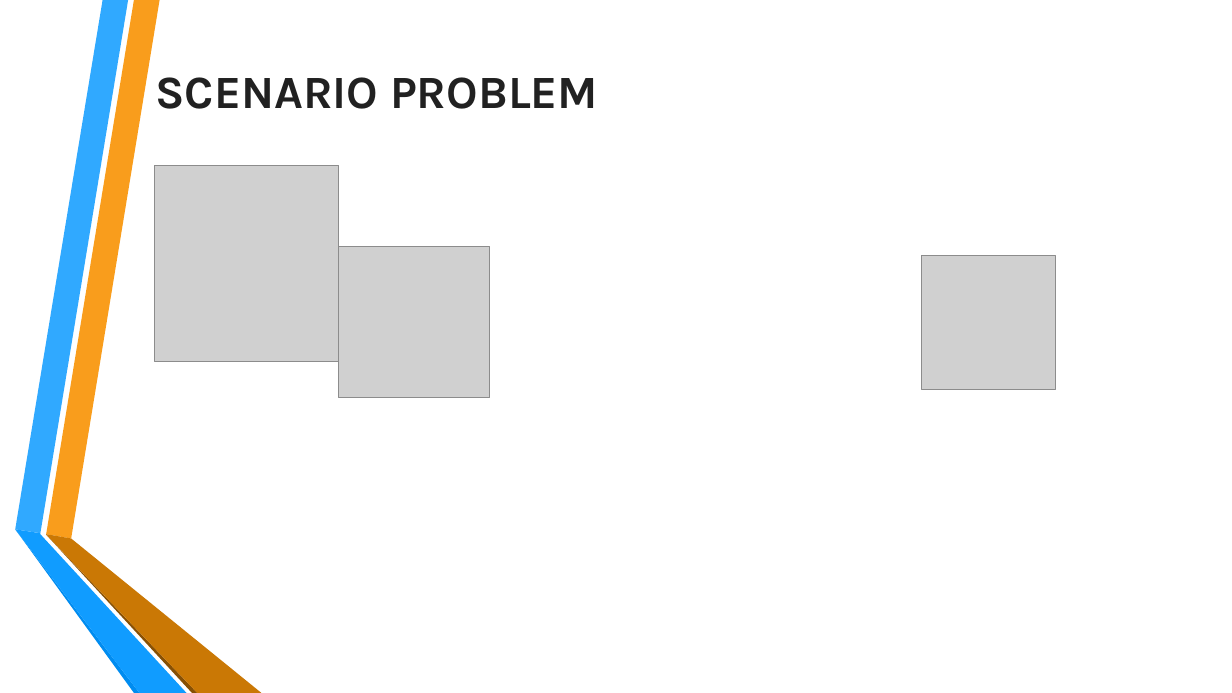
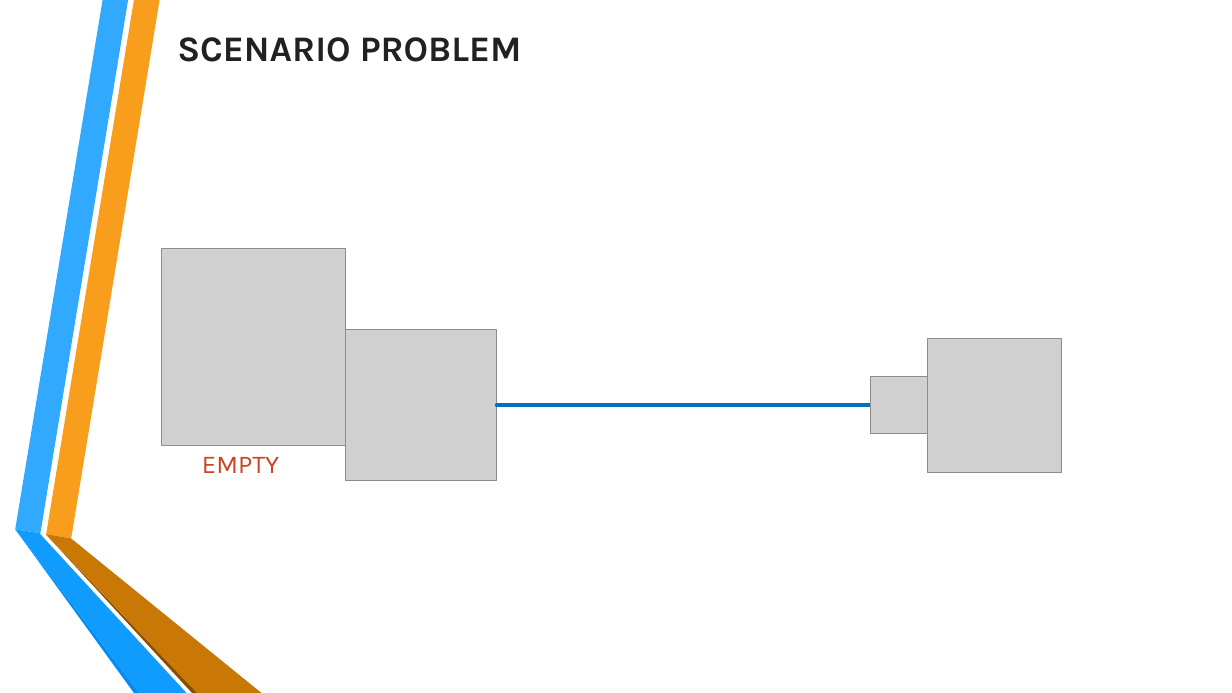
Before and after one commit to buiduchuy/freight-truck-services, a slide deck: slide 4 of Temp/HuyBD/FTS Presentation/FTS.pptx. Drawn at 1232x693 pixels with LibreOffice and Linux fonts; fonts in the diff are those of the drawing; grey boxes stand for pictures; background and template pictures are left out. Boxes give left, top, right and bottom in pixels: in the first picture for what was removed or moved away, otherwise in the second. Text is boxed around its words. In the diff, an @@ line names an element or a change of style, - is before the commit and + after.

Commit message:
Update layout, presentation

```diff
--- a/Temp/HuyBD/FTS Presentation/FTS.pptx
+++ b/Temp/HuyBD/FTS Presentation/FTS.pptx
@@ text "SCENARIO PROBLEM": place and size @@
-text "SCENARIO PROBLEM" at bbox=[155, 77, 598, 109]
+text "SCENARIO PROBLEM" at bbox=[177, 37, 522, 62]
@@ text "SCENARIO PROBLEM" at bbox=[177, 37, 522, 62]: size 36 to 28 pt @@
@@ picture: place and size @@
-picture at bbox=[154, 165, 338, 362]
+picture at bbox=[162, 249, 346, 445]
@@ picture: place and size @@
-picture at bbox=[339, 247, 491, 398]
+picture at bbox=[346, 330, 497, 482]
@@ picture: place and size @@
-picture at bbox=[921, 255, 1055, 389]
+picture at bbox=[928, 338, 1062, 472]
@@ picture added at bbox=[871, 377, 928, 434] @@
@@ arrow added from (497, 406) to (909, 406), #0070C0 3 pt @@
@@ text added at bbox=[202, 457, 279, 473], 20 pt, text #CD4223 @@
+EMPTY
```
Also in this commit, not shown: 7 other slides changed, 9 slides added, 6 slides removed, 27 other files.
